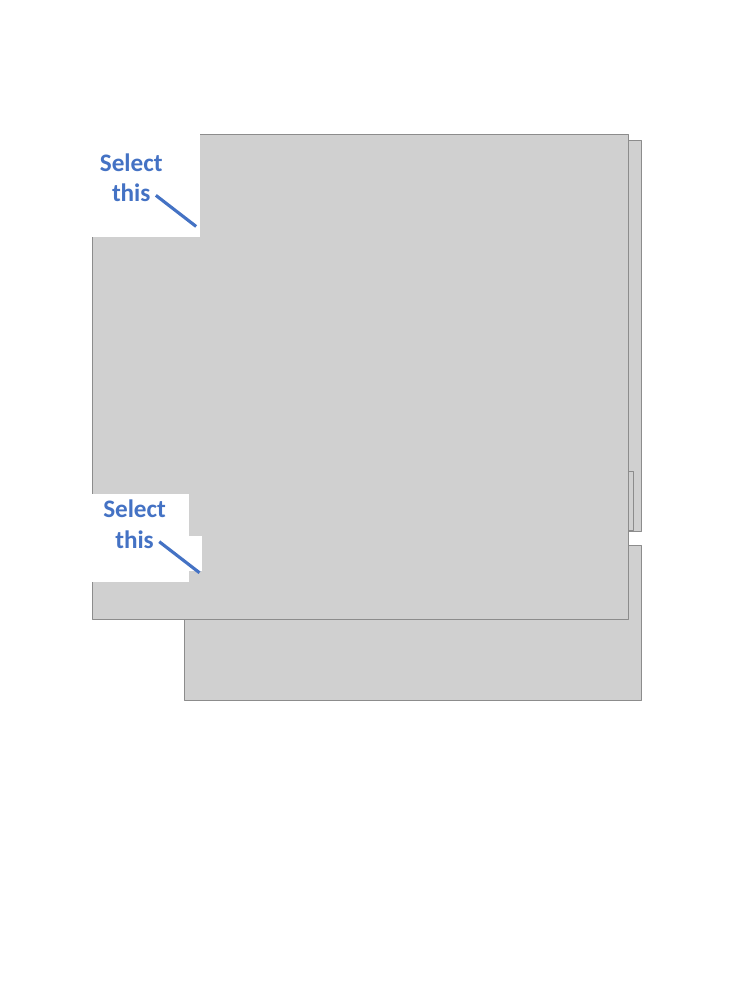
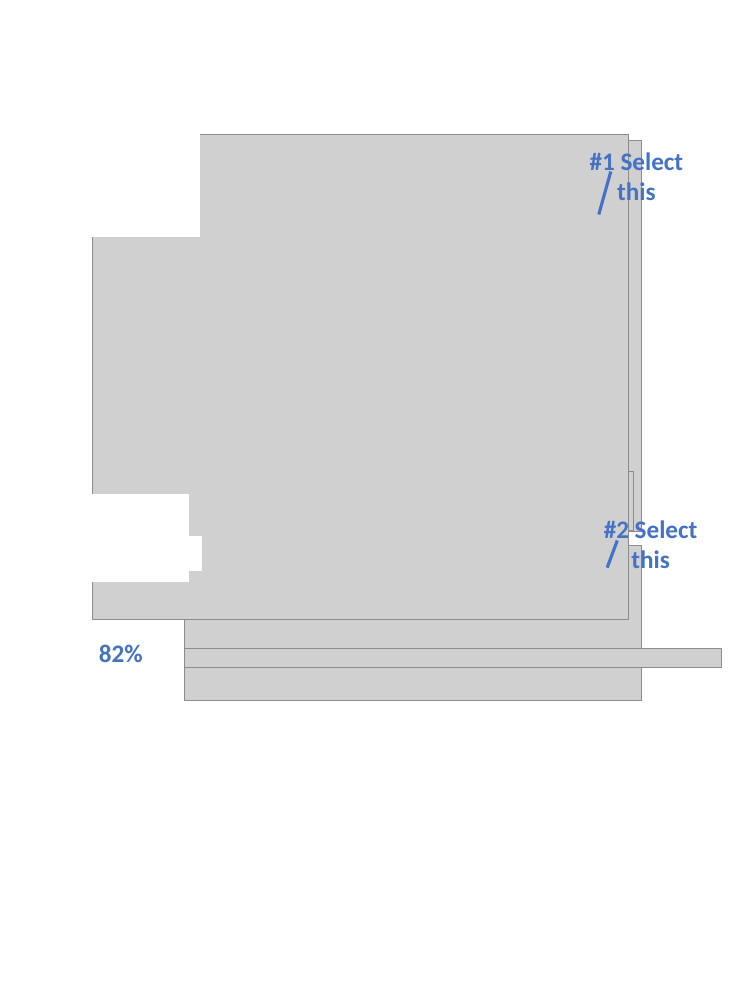
Before and after one commit to nbk5876/nbk5876.github.io, a slide deck: slide 1 of image/howToPost.pptx. Drawn at 756x1008 pixels with LibreOffice and Linux fonts; fonts in the diff are those of the drawing; grey boxes stand for pictures. Boxes give left, top, right and bottom in pixels: in the first picture for what was removed or moved away, otherwise in the second. Text is boxed around its words. In the diff, an @@ line names an element or a change of style, - is before the commit and + after.

```diff
--- a/image/howToPost.pptx
+++ b/image/howToPost.pptx
@@ text at (590,149,684,207): text changed; bold on @@
-Select this
+#1 Select this
@@ text removed at (100,153,163,201) @@
-Select this
@@ line added from (611, 171) to (599, 215), #4472C4 2.25 pt @@
@@ line removed from (156, 196) to (197, 227) @@
@@ text at (604,518,698,575): text changed @@
-Select this
+#2 Select this
@@ line moved from (159, 541) - (200, 573) to (617, 540) - (607, 568) @@
@@ text added at (99,644,143,662), 18 pt, text #4472C4, bold @@
+82%
@@ picture added at (184,648,721,667) @@
```
Also in this commit, not shown: 2 other files.
